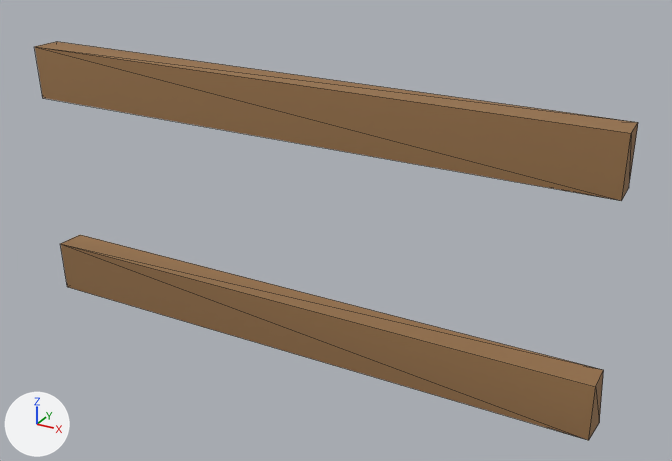
The glTF model everglade/assets/models/fence_rail.glb: old version first, new version second.
Camera for both pictures: a 50 mm lens placed at (1.214, -1.167, 1.147), pointed at (0.562, 0.019, 0.554). The axes (+X, +Y, +Z) are drawn at lower left. The lights are the same throughout. The older version comes first. Mesh edges are drawn as thin lines. Vertices at exactly the same position are counted once.

The first picture shows 'FenceRail'.
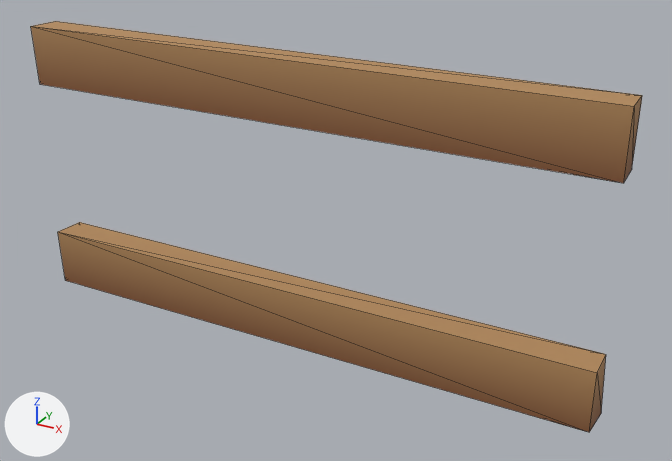
Edits to the bpy script that builds the scene:
```text
Change me_fencerail:
    used by ob_fencerail; location = (0.0, 0.0, 0.0)
    remove me_fencerail.from_pydata(...)  # 16 vertices, 24 faces; spans x -0.002..1.002, y -0.025..0.025, z 0.335..0.795
    add me_fencerail.from_pydata(...)  # 16 vertices, 24 faces; spans x -0.002..1.002, y -0.028..0.028, z 0.35..0.83
    me_fencerail part 1: the loose piece of 8 vertices spanning x -0.002..1.002, y -0.025..0.025, z 0.705..0.795 is scaled about its middle by (1, 1.1, 1.11), then moved by (0.0, 0.0, 0.03)
    me_fencerail part 2: the loose piece of 8 vertices spanning x -0.002..1.002, y -0.025..0.025, z 0.335..0.425 is scaled about its middle by (1, 1.1, 1.11), then moved by (0.0, 0.0, 0.02)
    me_fencerail part 3: 12 faces centred in x 0.0..1.0, y -0.025..0.025, z 0.395..0.795 are repainted in the vertex colours; the middle colour goes from brown #a77e53 to orange #c69865
```

Changed parts and their boxes (x1, y1, x2, y2) in the pictures (672 x 461 px; the box of a moved part takes in the faces that stretch with it):
'FenceRail', reshaped
    before: (34, 41, 638, 440)
    after: (31, 21, 642, 432)
part 1 of me_fencerail, moved or reshaped
    before: (34, 41, 638, 201)
    after: (31, 21, 642, 183)
part 2 of me_fencerail, moved or reshaped
    before: (60, 235, 604, 440)
    after: (58, 222, 606, 432)
part 3 of me_fencerail, recoloured
    before: (34, 41, 638, 440)
    after: (32, 21, 642, 432)
